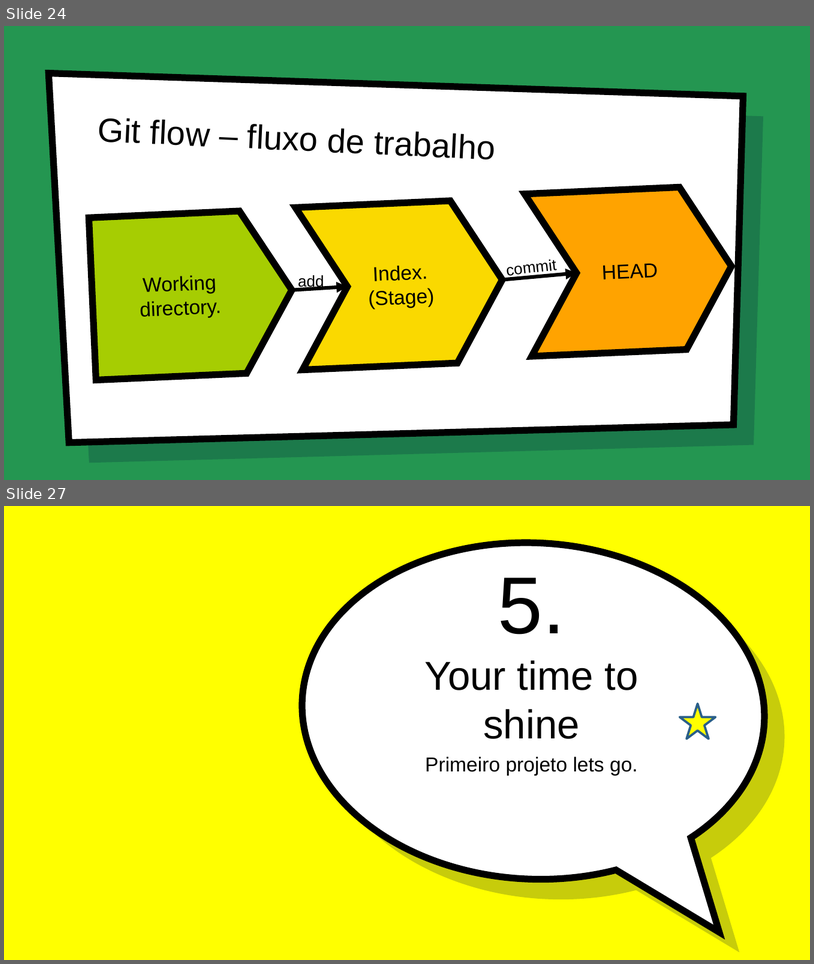
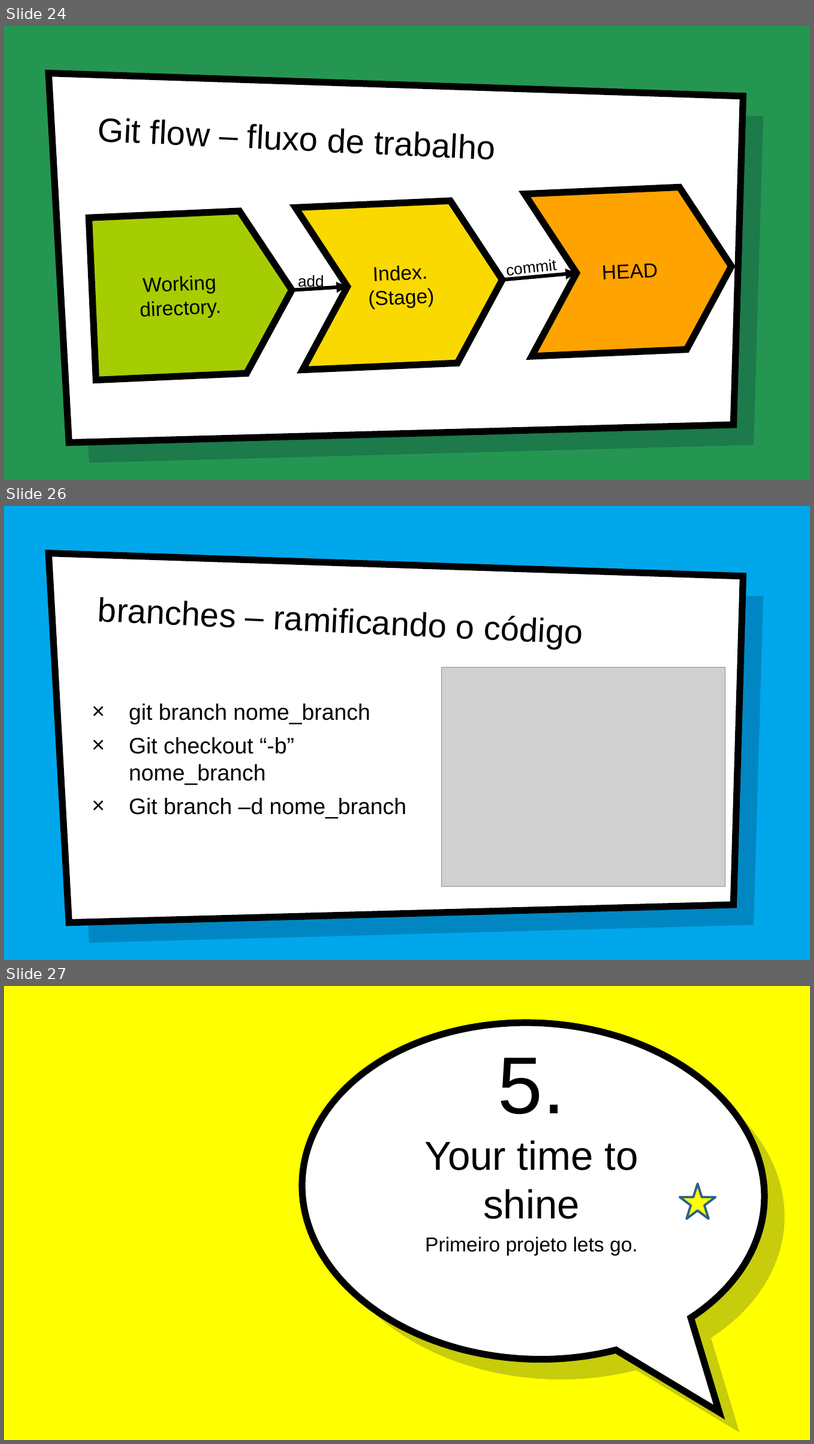
Before and after one commit to ypedroo/git-init-jornadaSI-workshop, a slide deck: Apresenntaçao.pptx. Shown one above the other, each under a label of ours: slides 24 and 27 before the commit, slides 24, 26 and 27 after it; the slides between them are not shown. The pictures are 814x964 and 814x1444 pixels, drawn with LibreOffice and Linux fonts; fonts in the diff are those of the drawing; grey boxes stand for pictures; background and template pictures are left out. Boxes give left, top, right and bottom in pixels: in the first picture for what was removed or moved away, otherwise in the second. Text is boxed around its words. In the diff, an @@ line names an element or a change of style, - is before the commit and + after.

Commit message:
Changing colors on branch slide

```diff
--- a/Apresenntaçao.pptx
+++ b/Apresenntaçao.pptx
@@ slide 26 added at [4, 506, 810, 960], background picture (left out); not listed: 2 template elements that a slide beside it also shows @@
@@ title added at [98, 597, 474, 639], 30 pt, text #000000 @@
+branches – ramificando o código
@@ picture added at [442, 667, 726, 886] @@
@@ text added at [129, 703, 407, 818], 20 pt, text #000000 @@
+× git branch nome_branch
+× Git checkout “-b” nome_branch
+× Git branch –d nome_branch
```
Also in this commit, not shown: 5 slides changed, 1 slide removed.
